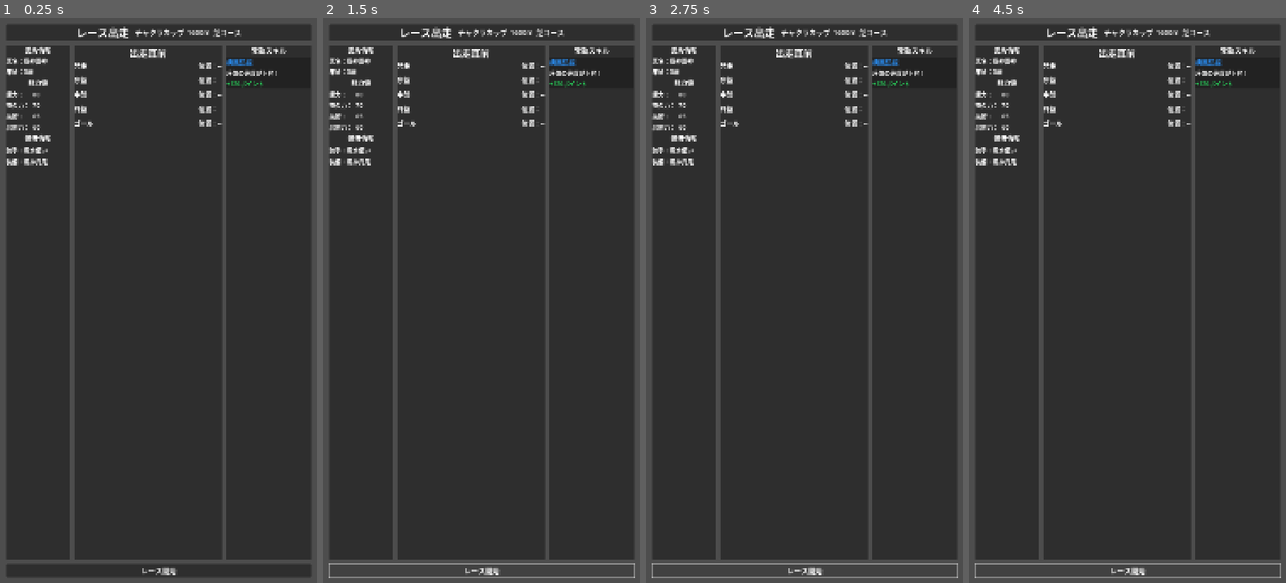
Above: before the commit, frames 1-4 (left to right).
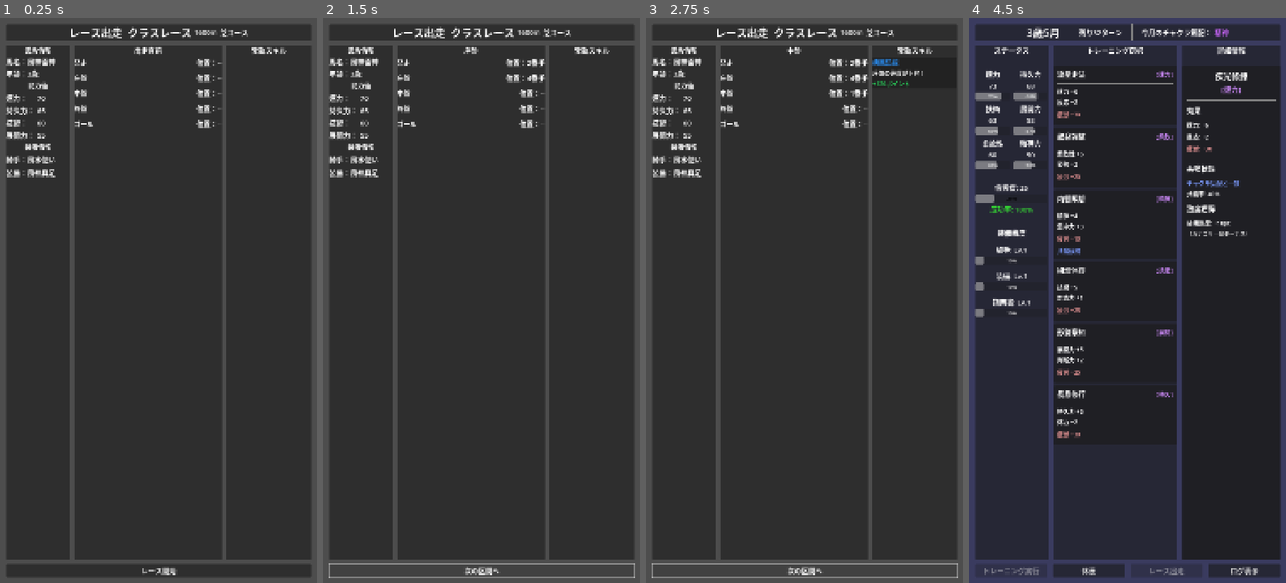
Above: after the commit, the same moments.

Repository: ta-toshio/hizume_a
Game: Godot game, scene res://scenes/screens/race_screen.tscn
Same seed, same stepped clock (60 frames per second), same inputs: the game is played once before the commit and once after it. This scene is started directly instead of the project's main scene.
Inputs (mouse positions are in pixels of both pictures, inside the frame that each line leads up to):
- Up to frame 1 (0.25 s): no input
- Up to frame 2 (1.5 s): click "レース開始" at 0.5 s; click (481, 571) at 1.25 s, where only the run before the commit has a clickable "レース開始"
- Up to frame 3 (2.75 s): click (804, 571) at 2 s, where only the run after the commit has a clickable "次の区間へ"
- Up to frame 4 (4.5 s): click (1127, 571) at 2.75 s, where only the run after the commit has a clickable "次の区間へ"; click (1127, 571) at 3.5 s, where only the run before the commit has a clickable "レース開始"; click (1127, 571) at 4.25 s, where only the run after the commit has a clickable "トレーニングに戻る"

The runs differ from the first frame. In frame 1, 2.9% of the frame differs, in the area x 1-88%, y 1-29%; in frame 2, 3.1%; in frame 3, 2.9%; in frame 4, 14%, in the area x 1-99%, y 1-100%.
Error before the commit: Parse Error: Cannot return a value of type "null" as "Dictionary". (res://scripts/ui/race_screen.gd:473)
Error after the commit: Invalid assignment of property or key 'text' with value of type 'String' on a base object of type 'null instance'. (res://scripts/ui/race_screen.gd:542)

Commit message:
chore: update task plan and refine game manager & UI logic

Diff:
--- a/src/scripts/managers/game_manager.gd
+++ b/src/scripts/managers/game_manager.gd
@@ -61,6 +61,9 @@
 			"manual": _create_debug_equipment("manual", "疾風の書", "technique")
 		}
 
+		# デバッグ用スキルデータを追加
+		_setup_debug_skills()
+
 		# チャクラ気配を設定
 		_determine_chakra_flow()
 
@@ -77,6 +80,111 @@
 	}
 	var equipment_script = load("res://scripts/data/equipment.gd")
 	return equipment_script.new(equip_data)
+
+# デバッグ用のスキルデータをセットアップする関数
+func _setup_debug_skills() -> void:
+	print("DEBUG: デバッグ用スキルの設定")
+
+	# Skillクラスのインスタンスを作成
+	var skill_script = load("res://scripts/data/skill.gd")
+
+	# 発走区間用スキル
+	var start_skill = skill_script.new()
+	start_skill.id = "skill_start"
+	start_skill.name = "疾風の発進"
+	start_skill.description = "発走時に素早くスタートする"
+	# effectディクショナリに設定
+	start_skill.effect = {
+		"timing": "start",
+		"bonus_type": "score",
+		"value": 50
+	}
+	# race_screen.gdで参照できるよう追加のプロパティも設定
+	start_skill.set_meta("activation_timing", "start")
+	start_skill.set_meta("activation_rate", 0.7)
+	start_skill.set_meta("effect_value", 50)
+	# required_trainingの設定（1つずつ追加）
+	start_skill.required_training.clear()
+	start_skill.required_training.append("speed")
+	start_skill.required_training.append("technique")
+	start_skill.unlocked = true
+	start_skill.progress = 100
+	start_skill.progress_threshold = 100
+
+	# 序盤区間用スキル
+	var early_skill = skill_script.new()
+	early_skill.id = "skill_early"
+	early_skill.name = "序盤加速"
+	early_skill.description = "序盤に加速力を増す"
+	# effectディクショナリに設定
+	early_skill.effect = {
+		"timing": "early",
+		"bonus_type": "score",
+		"value": 60
+	}
+	# race_screen.gdで参照できるよう追加のプロパティも設定
+	early_skill.set_meta("activation_timing", "early")
+	early_skill.set_meta("activation_rate", 0.6)
+	early_skill.set_meta("effect_value", 60)
+	# required_trainingの設定（1つずつ追加）
+	early_skill.required_training.clear()
+	early_skill.required_training.append("speed")
+	early_skill.unlocked = true
+	early_skill.progress = 100
+	early_skill.progress_threshold = 100
+
+	# 中盤区間用スキル
+	var middle_skill = skill_script.new()
+	middle_skill.id = "skill_middle"
+	middle_skill.name = "中盤持久"
+	middle_skill.description = "中盤で持久力を発揮する"
+	# effectディクショナリに設定
+	middle_skill.effect = {
+		"timing": "middle",
+		"bonus_type": "score",
+		"value": 70
+	}
+	# race_screen.gdで参照できるよう追加のプロパティも設定
+	middle_skill.set_meta("activation_timing", "middle")
+	middle_skill.set_meta("activation_rate", 0.5)
+	middle_skill.set_meta("effect_value", 70)
+	# required_trainingの設定（1つずつ追加）
+	middle_skill.required_training.clear()
+	middle_skill.required_training.append("stamina")
+	middle_skill.unlocked = true
+	middle_skill.progress = 100
+	middle_skill.progress_threshold = 100
+
+	# 終盤区間用スキル
+	var late_skill = skill_script.new()
+	late_skill.id = "skill_late"
+	late_skill.name = "終盤脚"
+	late_skill.description = "終盤に加速力を発揮する"
+	# effectディクショナリに設定
+	late_skill.effect = {
+		"timing": "late",
+		"bonus_type": "score",
+		"value": 80
+	}
+	# race_screen.gdで参照できるよう追加のプロパティも設定
+	late_skill.set_meta("activation_timing", "late")
+	late_skill.set_meta("activation_rate", 0.5)
+	late_skill.set_meta("effect_value", 80)
+	# required_trainingの設定（1つずつ追加）
+	late_skill.required_training.clear()
+	late_skill.required_training.append("stamina")
+	late_skill.required_training.append("speed")
+	late_skill.unlocked = true
+	late_skill.progress = 100
+	late_skill.progress_threshold = 100
+
+	# スキルをunlocked_skillsに追加
+	unlocked_skills.clear()
+	unlocked_skills.append(start_skill)
+	unlocked_skills.append(early_skill)
+	unlocked_skills.append(middle_skill)
+	unlocked_skills.append(late_skill)
+	print("DEBUG: デバッグ用スキル追加完了: " + str(unlocked_skills.size()) + "個のスキル")
 
 # 新しい育成サイクルを開始
 func start_new_training(horse, equipments: Dictionary) -> void:
@@ -331,17 +439,17 @@
 
 	# カテゴリごとの基本成長値設定
 	match category:
-		"速力":
+		"speed", "速力":
 			gains = {"speed": 6, "reaction": 2}
-		"柔軟":
+		"flexibility", "柔軟":
 			gains = {"flexibility": 6, "balance": 2}
-		"精神":
+		"mental", "精神":
 			gains = {"mental": 4, "focus": 3}
-		"技術":
+		"technique", "技術":
 			gains = {"technique": 5, "adaptability": 1}
-		"展開":
+		"intellect", "展開":
 			gains = {"intellect": 5, "judgment": 2}
-		"持久":
+		"stamina", "持久":
 			gains = {"stamina": 6, "recovery": 2}
 
 	# 調整係数計算
@@ -357,7 +465,7 @@
 	# 装備ボーナス
 	for equip_category in current_equipment:
 		var equipment = current_equipment[equip_category]
-		if equipment.related_training == category:
+		if equipment.related_training == category or _convert_category_ja_to_en(equipment.related_training) == category or _convert_category_en_to_ja(equipment.related_training) == category:
 			bonus_modifier *= (1.0 + equipment.get_training_bonus(is_resonance))
 
 		# 熟度ボーナス
@@ -375,6 +483,28 @@
 
 	return gains
 
+# 日本語カテゴリ名を英語に変換するヘルパー関数
+func _convert_category_ja_to_en(ja_category: String) -> String:
+	match ja_category:
+		"速力": return "speed"
+		"柔軟": return "flexibility"
+		"精神": return "mental"
+		"技術": return "technique"
+		"展開": return "intellect"
+		"持久": return "stamina"
+		_: return ja_category  # 変換できない場合はそのまま返す
+
+# 英語カテゴリ名を日本語に変換するヘルパー関数
+func _convert_category_en_to_ja(en_category: String) -> String:
+	match en_category:
+		"speed": return "速力"
+		"flexibility": return "柔軟"
+		"mental": return "精神"
+		"technique": return "技術"
+		"intellect": return "展開"
+		"stamina": return "持久"
+		_: return en_category  # 変換できない場合はそのまま返す
+
 # 調整係数計算
 func _calculate_adjustment_coefficient(category: String) -> float:
 	var coefficient = 1.0
@@ -393,12 +523,12 @@
 	# ステータス上限による係数調整
 	var main_stat = ""
 	match category:
-		"速力": main_stat = "speed"
-		"柔軟": main_stat = "flexibility"
-		"精神": main_stat = "mental"
-		"技術": main_stat = "technique"
-		"展開": main_stat = "intellect"
-		"持久": main_stat = "stamina"
+		"speed": main_stat = "speed"
+		"flexibility": main_stat = "flexibility"
+		"mental": main_stat = "mental"
+		"technique": main_stat = "technique"
+		"intellect": main_stat = "intellect"
+		"stamina": main_stat = "stamina"
 
 	# to_dictを使ってステータス値を取得
 	if main_stat != "":
--- a/src/scripts/managers/training_state.gd
+++ b/src/scripts/managers/training_state.gd
@@ -97,6 +97,7 @@
 func check_race_availability(month: int) -> bool:
 	# 12ターン目／24ターン目推奨（または自由に設定）
 	is_race_available = (month >= 8)  # 最低でも8ヶ月目から出走可能に
+	print("DEBUG: check_race_availability 呼び出し - 月: " + str(month) + " 判定結果: " + str(is_race_available))
 	return is_race_available
 
 # 最後のトレーニング結果を設定
--- a/src/scripts/ui/race_screen.gd
+++ b/src/scripts/ui/race_screen.gd
@@ -467,7 +467,7 @@
 	return int(score)
 
 # スキル発動チェック
-func _check_skill_activation(segment: int) -> Dictionary:
+func _check_skill_activation(segment: int) -> Variant:
 	var game_manager = GameManager.get_instance()
 	if not game_manager:
 		return null
@@ -486,15 +486,15 @@
 
 		match segment:
 			0:  # 発走
-				segment_condition_met = skill.activation_timing == "start"
+				segment_condition_met = skill.get_meta("activation_timing", "") == "start"
 			1:  # 序盤
-				segment_condition_met = skill.activation_timing == "early"
+				segment_condition_met = skill.get_meta("activation_timing", "") == "early"
 			2:  # 中盤
-				segment_condition_met = skill.activation_timing == "middle"
+				segment_condition_met = skill.get_meta("activation_timing", "") == "middle"
 			3:  # 終盤
-				segment_condition_met = skill.activation_timing == "late"
+				segment_condition_met = skill.get_meta("activation_timing", "") == "late"
 			4:  # ゴール
-				segment_condition_met = skill.activation_timing == "goal"
+				segment_condition_met = skill.get_meta("activation_timing", "") == "goal"
 
 		if segment_condition_met:
 			eligible_skills.append(skill)
@@ -507,7 +507,7 @@
 	var selected_skill = eligible_skills[randi() % eligible_skills.size()]
 
 	# 発動率チェック
-	var activation_chance = selected_skill.activation_rate if selected_skill.has("activation_rate") else 0.3
+	var activation_chance = selected_skill.get_meta("activation_rate", 0.3)
 	if randf() > activation_chance:
 		return null
 
@@ -515,7 +515,7 @@
 	var skill_effect = {
 		"name": selected_skill.name,
 		"description": selected_skill.description,
-		"score_bonus": selected_skill.effect_value if selected_skill.has("effect_value") else 50,
+		"score_bonus": selected_skill.get_meta("effect_value", 50),
 		"segment": segment
 	}
 
--- a/src/scripts/ui/training_screen.gd
+++ b/src/scripts/ui/training_screen.gd
@@ -134,7 +134,9 @@
 	_update_fatigue_display()
 	_update_familiarity_display()
 	_update_resonance_display()
-
+	_update_race_button_state()  # レースボタンの状態も明示的に更新
+
+	print("DEBUG: 現在の月: " + str(current_month) + " レースボタン状態: " + str(!race_button.disabled))
 	print("DEBUG: _update_ui 完了")
 
 # 月表示の更新
@@ -506,8 +508,8 @@
 	category_label.add_theme_font_size_override("font_size", 20)
 
 	# ステータス表示
-	var main_value = training.main_value if training.has("main_value") else _get_main_value_for_category(training.category)
-	var sub_value = training.sub_value if training.has("sub_value") else _get_sub_value_for_category(training.category)
+	var main_value = training.main_value if "main_value" in training else _get_main_value_for_category(training.category)
+	var sub_value = training.sub_value if "sub_value" in training else _get_sub_value_for_category(training.category)
 	main_stat_label.text = training.main_stat + " +" + str(main_value)
 	main_stat_label.add_theme_font_size_override("font_size", 20)
 
@@ -563,8 +565,8 @@
 	detail_category_label.add_theme_font_size_override("font_size", 24)
 
 	# ステータス効果
-	var main_value = training.main_value if training.has("main_value") else _get_main_value_for_category(training.category)
-	var sub_value = training.sub_value if training.has("sub_value") else _get_sub_value_for_category(training.category)
+	var main_value = training.main_value if "main_value" in training else _get_main_value_for_category(training.category)
+	var sub_value = training.sub_value if "sub_value" in training else _get_sub_value_for_category(training.category)
 
 	detail_main_stat_effect.text = training.main_stat + ": +" + str(main_value)
 	detail_main_stat_effect.add_theme_font_size_override("font_size", 24)
@@ -584,12 +586,23 @@
 
 # レース出走ボタンの状態更新
 func _update_race_button_state() -> void:
+	print("DEBUG: _update_race_button_state 呼び出し - 現在の月: " + str(current_month))
 	var game_manager = GameManager.get_instance()
-	if game_manager and game_manager.get_training_state():
-		race_button.disabled = not game_manager.get_training_state().check_race_availability(current_month)
+
+	# 現在の月が8以上ならボタンを有効化（最小限の条件）
+	if current_month >= 8:
+		race_button.disabled = false
+		print("DEBUG: current_month >= 8 条件による有効化: " + str(current_month))
+	elif game_manager and game_manager.get_training_state():
+		var result = game_manager.get_training_state().check_race_availability(current_month)
+		race_button.disabled = not result
+		print("DEBUG: TrainingState判定結果: " + str(result))
 	else:
 		# デバッグ: 8ヶ月目以降はレース出走可能
 		race_button.disabled = current_month < 8
+		print("DEBUG: デフォルト判定: " + str(!race_button.disabled))
+
+	print("DEBUG: 更新後のレースボタン状態: " + str(!race_button.disabled) + " (disabled=" + str(race_button.disabled) + ")")
 
 # トレーニング実行ボタン押下時
 func _on_train_button_pressed() -> void:
Not shown, changed: .cursor/docs/task.md
